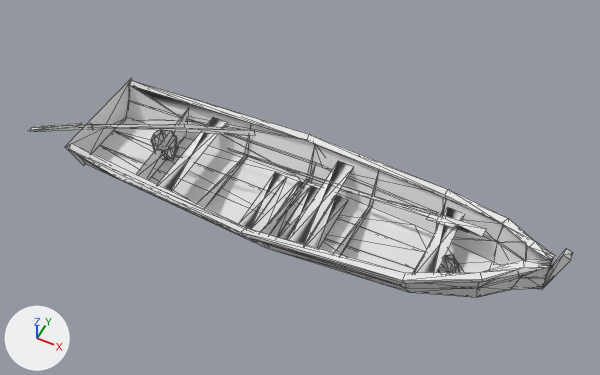
Two versions of the glTF model game/assets/props/SM_RowBoat.glb, one commit apart.
The view is the same before and after, from a camera (50 mm lens) standing at (2.69, -5.25, 7.08) and looking at (0.03, 0.05, 0.45). The lights are fixed; the arrows at lower left show +X, +Y and +Z. The older version comes first. Mesh edges are drawn as thin lines. Vertices at exactly the same position are counted once.

In view in the first picture: 'SM_RowBoat'.
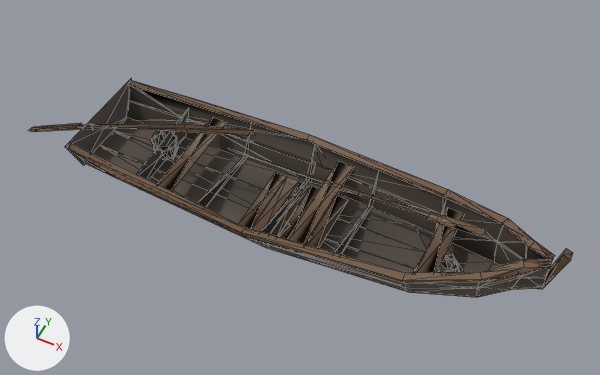
Patch to the scene script:
```diff
--- a/game/assets/props/SM_RowBoat.glb.py
+++ b/game/assets/props/SM_RowBoat.glb.py
@@ mat_x_prop @@
 n0 = _N.new('ShaderNodeBsdfPrincipled'); n0.name = 'Principled BSDF'
 n1 = _N.new('ShaderNodeOutputMaterial'); n1.name = 'Material Output'
+n2 = _N.new('ShaderNodeMix'); n2.name = 'Mix'
+n2.data_type = 'RGBA'
+n2.blend_type = 'MULTIPLY'
+n2.inputs[0].default_value = 1.0  # 'Factor'
+n2.inputs[7].default_value = (0.8, 0.8, 0.8, 1.0)  # 'B', white #e7e7e7
+n3 = _N.new('ShaderNodeVertexColor'); n3.name = 'Color Attribute'
 _L.new(n0.outputs[0], n1.inputs[0])  # 'BSDF' to 'Surface'
+_L.new(n2.outputs[2], n0.inputs[0])  # 'Result' to 'Base Color'
+_L.new(n3.outputs[0], n2.inputs[6])  # 'Color' to 'A'
@@ me_sm_rowboat_001 @@
 me_sm_rowboat_001.from_pydata(...)  # 351 vertices, 537 faces; spans x -3.36..2.85, y -0.79..0.79, z 0.0..1.05
 # used by ob_sm_rowboat; location = (0.0, 0.0, 0.0)
+# me_sm_rowboat_001 part 1: vertex colours changed
 me_sm_rowboat_001.materials.append(mat_x_prop)
```

Location of each change, [x1, y1, x2, y2] in pixels of the pictures (600 x 375 px):
'SM_RowBoat', recoloured (darker)
    both: [29, 79, 573, 297]
